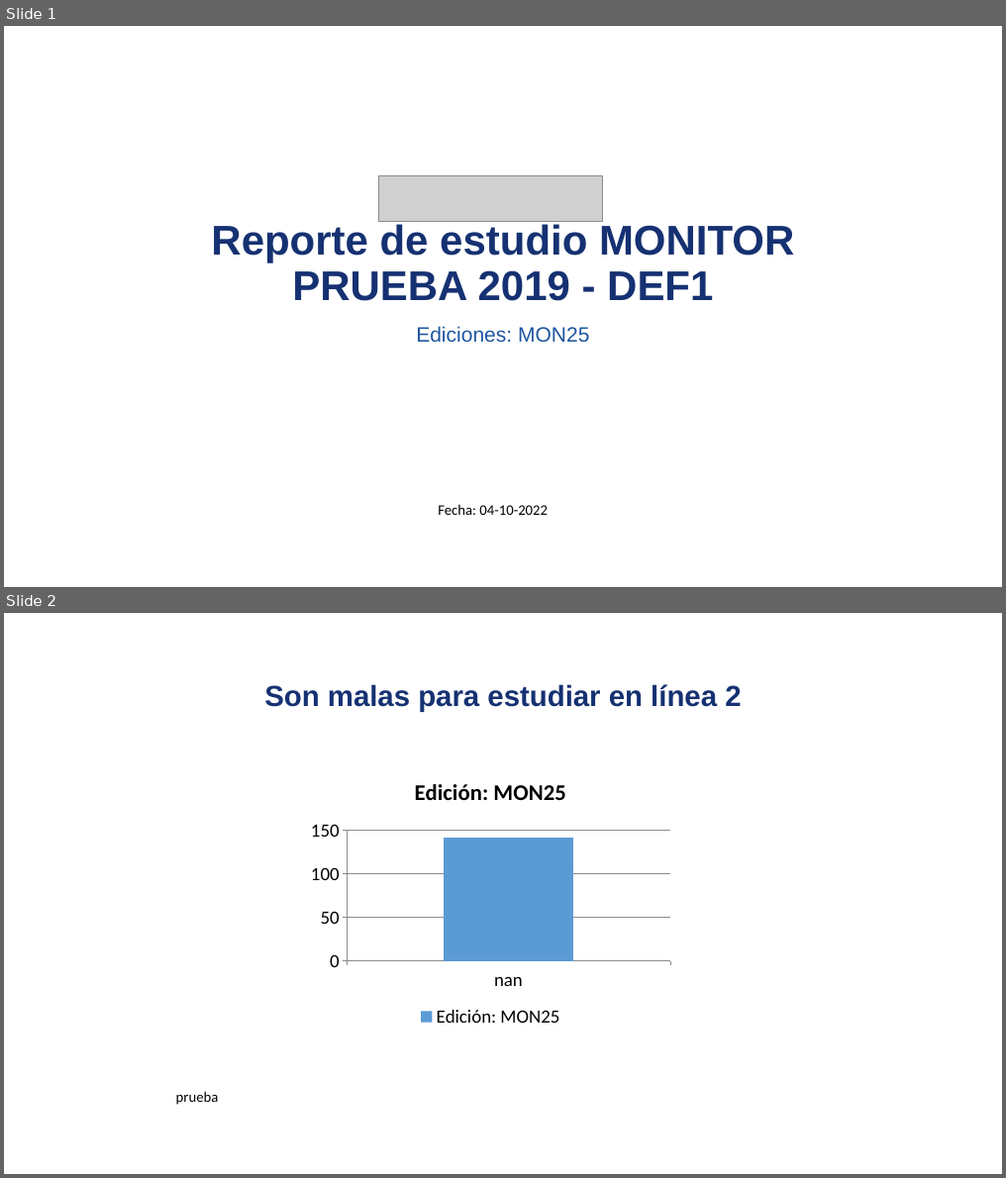
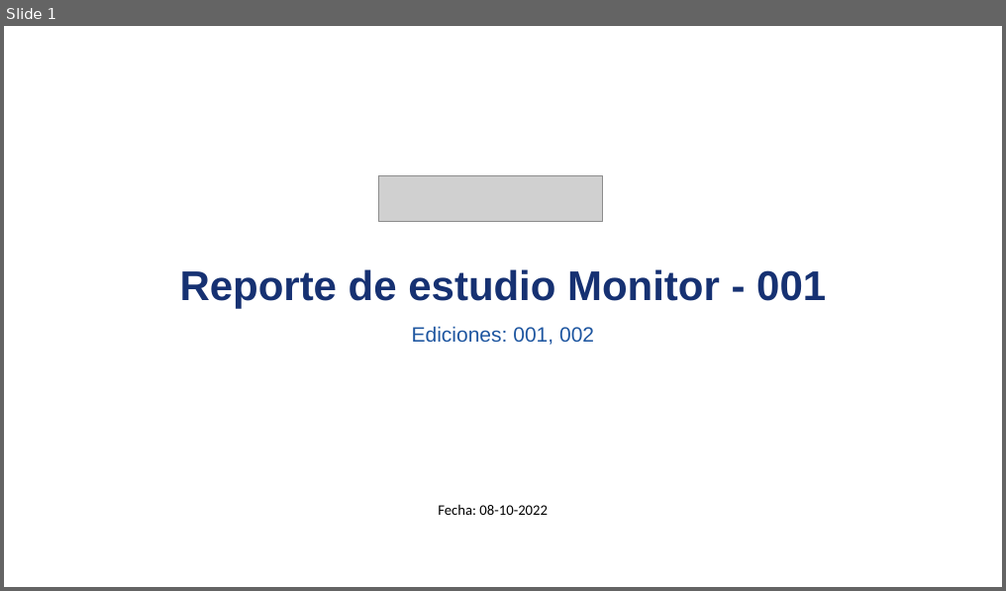
Before and after one commit to david-monroy/sistema-aid, a slide deck: sistemaaid/backend/ia/presentaciones/pruebapresentaciones.pptx. Shown one above the other, each under a label of ours: slides 1 and 2 before the commit, slide 1 after it. The pictures are 1006x1178 and 1006x591 pixels, drawn with LibreOffice and Linux fonts; fonts in the diff are those of the drawing; grey boxes stand for pictures. Boxes give left, top, right and bottom in pixels: in the first picture for what was removed or moved away, otherwise in the second. Text is boxed around its words. In the diff, an @@ line names an element or a change of style, - is before the commit and + after.

```diff
--- a/sistemaaid/backend/ia/presentaciones/pruebapresentaciones.pptx
+++ b/sistemaaid/backend/ia/presentaciones/pruebapresentaciones.pptx
@@ slide 2 removed at (4,613,1002,1174), background #FFFFFF @@
@@ title removed at (264,684,741,712) @@
-Son malas para estudiar en línea 2
@@ column chart removed at (303,762,678,1032) @@
-title "Edición: MON25"
-categories: nan
-Edición: MON25: 141
@@ text removed at (176,1091,219,1105) @@
-prueba
@@ slide 1 changed as well @@
@@ title at (180,270,826,308): text changed @@
-Reporte de estudio MONITOR PRUEBA 2019 - DEF1
+Reporte de estudio Monitor - 001
@@ subtitle at (412,326,594,345): text changed @@
-Ediciones: MON25
+Ediciones: 001, 002
@@ text at (438,505,548,515): text changed @@
-Fecha: 04-10-2022
+Fecha: 08-10-2022
```
Also in this commit, not shown: 3 slides added, 10 other files.
